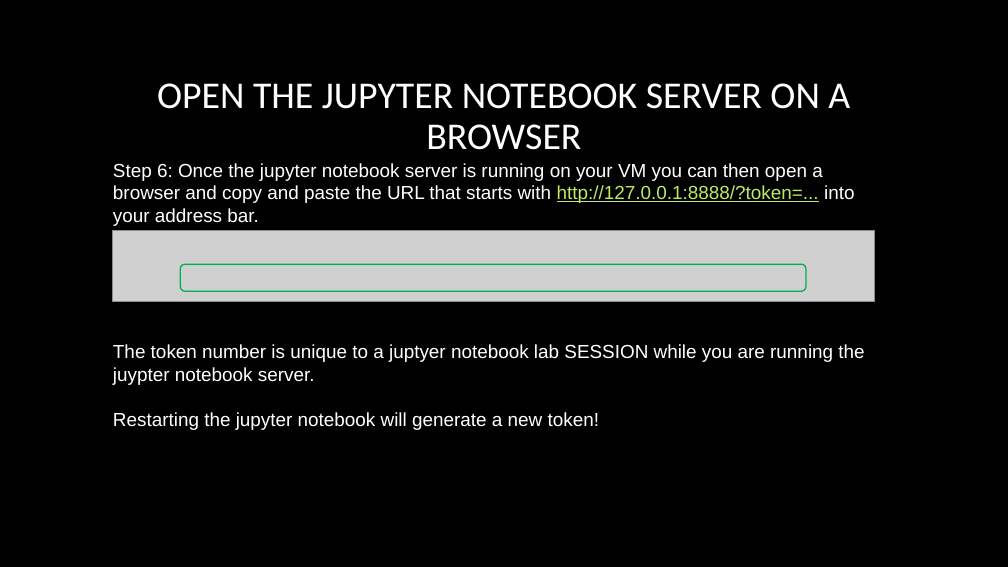
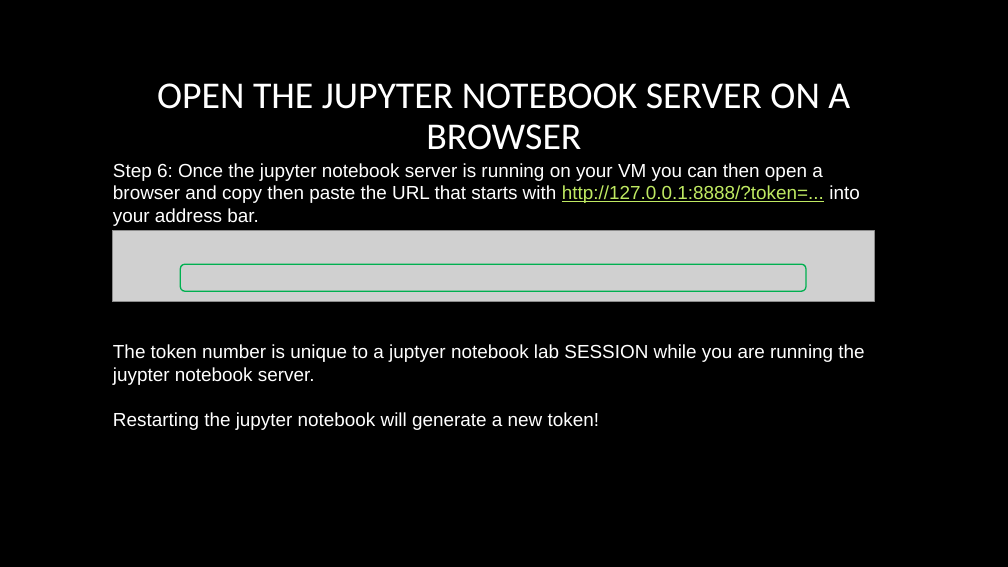
Before and after one commit to chrisbuwahpc/Data1001, a slide deck: slide 11 of VM_instructions.pptx. Drawn at 1008x567 pixels with LibreOffice and Linux fonts; fonts in the diff are those of the drawing; grey boxes stand for pictures; background and template pictures are left out. Boxes give left, top, right and bottom in pixels: in the first picture for what was removed or moved away, otherwise in the second. Text is boxed around its words. In the diff, an @@ line names an element or a change of style, - is before the commit and + after.

```diff
--- a/VM_instructions.pptx
+++ b/VM_instructions.pptx
@@ text at bbox=[113, 163, 859, 203]: text changed @@
-Step 6: Once the jupyter notebook server is running on your VM you can then open a browser and copy and paste the URL that starts with http://127.0.0.1:8888/?token=... into
+Step 6: Once the jupyter notebook server is running on your VM you can then open a browser and copy then paste the URL that starts with http://127.0.0.1:8888/?token=... into
```
